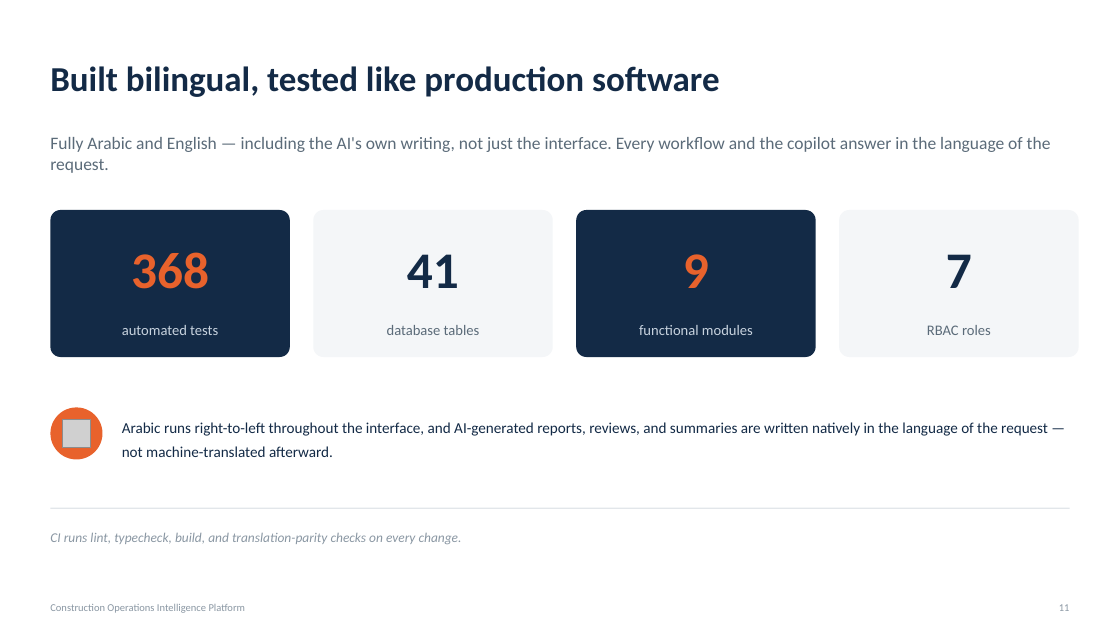
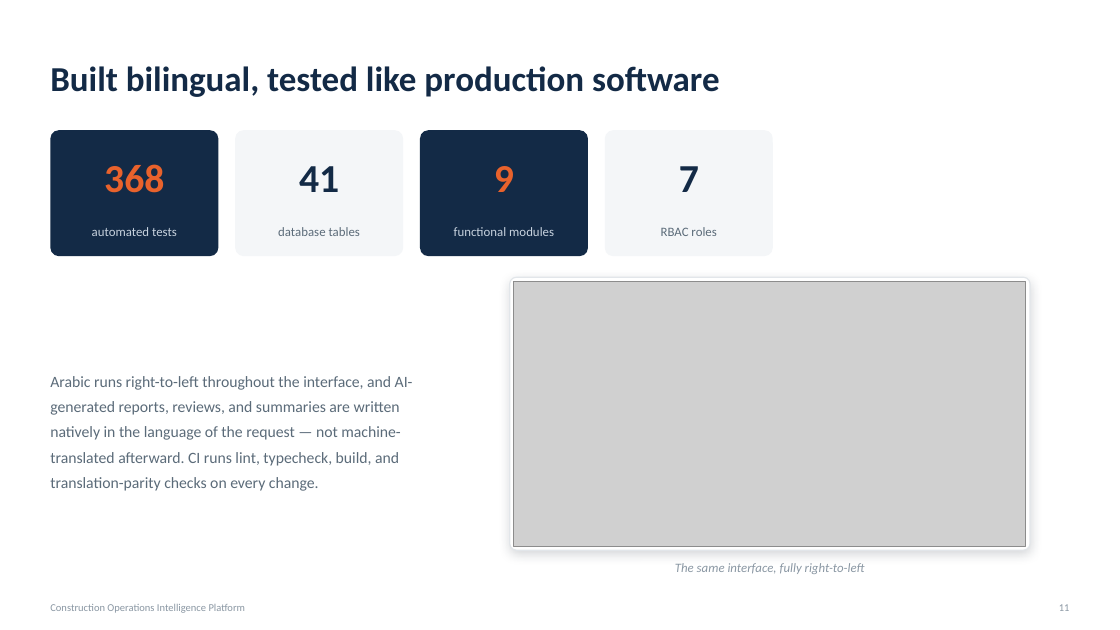
Before and after one commit to saudrawdhan/construction-ai-platform, a slide deck: slide 11 of docs/Construction_AI_Platform_Overview.pptx. Drawn at 1120x630 pixels with LibreOffice and Linux fonts; fonts in the diff are those of the drawing; grey boxes stand for pictures. Boxes give left, top, right and bottom in pixels: in the first picture for what was removed or moved away, otherwise in the second. Text is boxed around its words. In the diff, an @@ line names an element or a change of style, - is before the commit and + after.

```diff
--- a/docs/Construction_AI_Platform_Overview.pptx
+++ b/docs/Construction_AI_Platform_Overview.pptx
@@ text "368": place and size @@
-text "368" at (131, 252, 209, 289)
+text "368" at (104, 164, 164, 193)
@@ rounded rectangle: place and size @@
-rounded rectangle at (50, 210, 290, 357)
+rounded rectangle at (50, 130, 218, 256)
@@ rounded rectangle at (50, 130, 218, 256): proportions changed @@
@@ text removed at (50, 137, 1051, 173) @@
-Fully Arabic and English — including the AI's own writing, not just the interface. Every workflow and the copilot answer in the language of the request.
@@ text "41": place and size @@
-text "41" at (407, 254, 459, 288)
+text "41" at (299, 166, 339, 192)
@@ rounded rectangle at (235, 130, 403, 256): proportions changed @@
@@ rounded rectangle: place and size @@
-rounded rectangle at (313, 210, 553, 357)
+rounded rectangle at (235, 130, 403, 256)
@@ text "9": place and size @@
-text "9" at (683, 254, 709, 288)
+text "9" at (494, 166, 514, 192)
@@ rounded rectangle added at (420, 130, 588, 256), fill #132A46 @@
@@ size 44 to 34 pt in 4 elements at (104, 164, 164, 193), (299, 166, 339, 192), (494, 166, 514, 192), (679, 166, 699, 192) @@
@@ text "7": place and size @@
-text "7" at (946, 254, 972, 288)
+text "7" at (679, 166, 699, 192)
@@ rounded rectangle added at (605, 130, 773, 256), fill #F4F6F8 @@
@@ text "automated tests": place and size @@
-text "automated tests" at (122, 325, 218, 335)
+text "automated tests" at (92, 227, 177, 236)
@@ text "database tables": place and size @@
-text "database tables" at (387, 325, 480, 335)
+text "database tables" at (278, 227, 360, 236)
@@ text "functional modules": place and size @@
-text "functional modules" at (639, 325, 753, 335)
+text "functional modules" at (454, 227, 554, 236)
@@ rounded rectangle removed at (576, 210, 816, 357) @@
@@ size 12.5 to 11 pt in 4 elements at (92, 227, 177, 236), (278, 227, 360, 236), (454, 227, 554, 236), (661, 227, 716, 236) @@
@@ text "RBAC roles": place and size @@
-text "RBAC roles" at (927, 325, 991, 335)
+text "RBAC roles" at (661, 227, 716, 236)
@@ rounded rectangle removed at (839, 210, 1079, 357) @@
@@ rounded rectangle added at (510, 277, 1030, 550), fill #FFFFFF, outline #E2E6EA 1 pt @@
@@ picture added at (514, 281, 1026, 546) @@
@@ text at (50, 376, 413, 491): text changed; size 13 to 13.5 pt; text colour #132A46 to #5B6B79 @@
-Arabic runs right-to-left throughout the interface, and AI-generated reports, reviews, and summaries are written natively in the language of the request — not machine-translated afterward.
+Arabic runs right-to-left throughout the interface, and AI-generated reports, reviews, and summaries are written natively in the language of the request — not machine-translated afterward. CI runs lint, typecheck, build, and translation-parity checks on every change.
@@ ellipse removed at (50, 408, 103, 460) @@
@@ picture removed at (62, 419, 91, 448) @@
@@ line removed from (50, 508) to (1070, 508) @@
@@ text removed at (50, 533, 462, 544) @@
-CI runs lint, typecheck, build, and translation-parity checks on every change.
@@ text added at (675, 563, 865, 574), 11 pt, text #8A97A3, italic @@
+The same interface, fully right-to-left
```
Also in this commit, not shown: 6 other slides changed, 4 other files.
